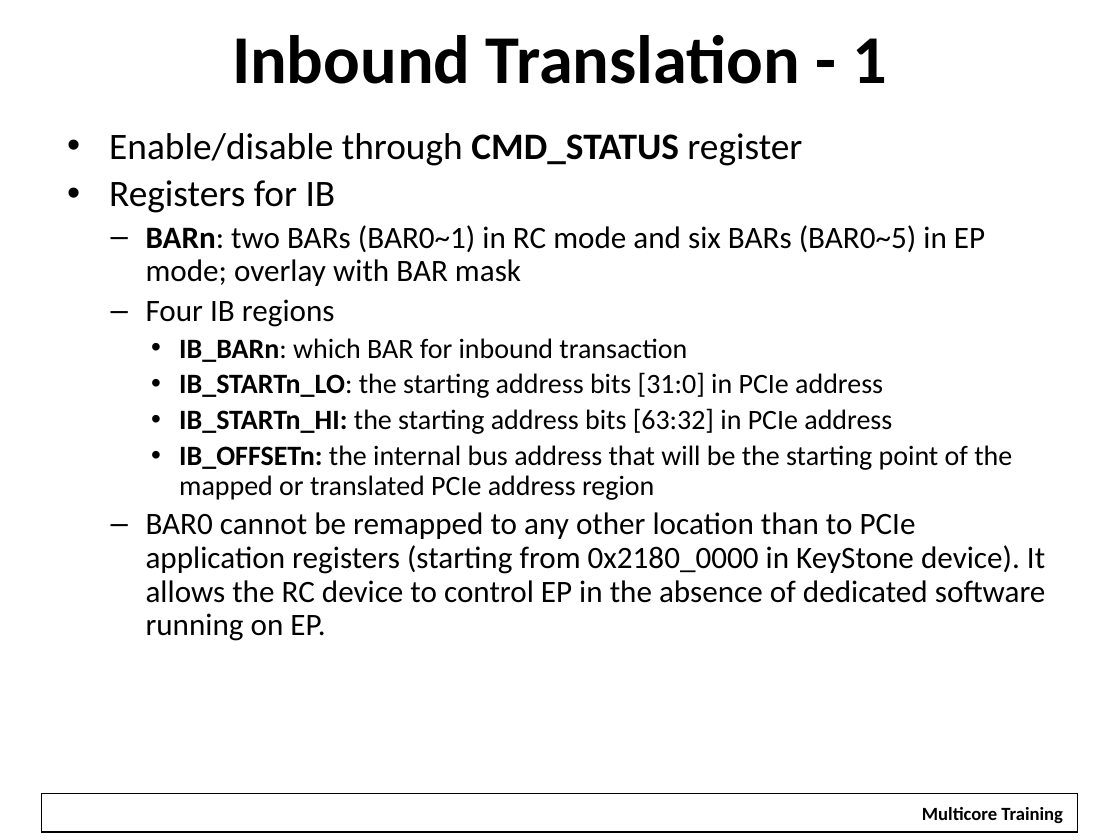
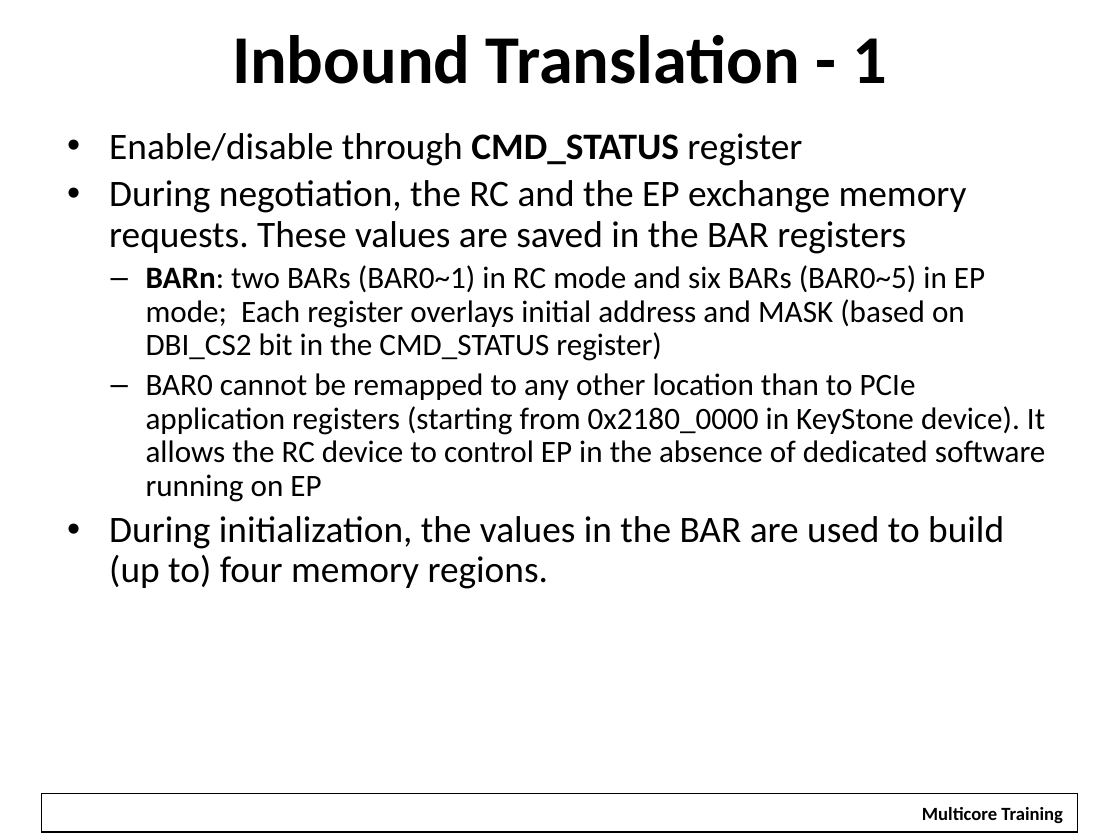
Before and after one commit to hari1989/keystone-workshop, a slide deck: slide 13 of slides/KeyStone PCI Express.pptx (slide 11 before the commit). Drawn at 1120x840 pixels with LibreOffice and Linux fonts; fonts in the diff are those of the drawing; background and template pictures are left out. Boxes give left, top, right and bottom in pixels: in the first picture for what was removed or moved away, otherwise in the second. Text is boxed around its words. In the diff, an @@ line names an element or a change of style, - is before the commit and + after.

Commit message:
Small change in the MASK definition

```diff
--- a/slides/KeyStone PCI Express.pptx
+++ b/slides/KeyStone PCI Express.pptx
@@ text at <box>109,180,1046,589</box>: text changed @@
-• Registers for IB
-  – BARn: two BARs (BAR0~1) in RC mode and six BARs (BAR0~5) in EP mode; overlay with BAR mask
-  – Four IB regions
-    • IB_BARn: which BAR for inbound transaction
-    • IB_STARTn_LO: the starting address bits [31:0] in PCIe address
-    • IB_STARTn_HI: the starting address bits [63:32] in PCIe address
-    • IB_OFFSETn: the internal bus address that will be the starting point of the mapped or translated PCIe address region
-  – BAR0 cannot be remapped to any other location than to PCIe application registers (starting from 0x2180_0000 in KeyStone device). It allows the RC device to control EP in the absence of dedicated software running on EP.
+• During negotiation, the RC and the EP exchange memory requests. These values are saved in the BAR registers
+  – BARn: two BARs (BAR0~1) in RC mode and six BARs (BAR0~5) in EP mode; Each register overlays initial address and MASK (based on DBI_CS2 bit in the CMD_STATUS register)
+  – BAR0 cannot be remapped to any other location than to PCIe application registers (starting from 0x2180_0000 in KeyStone device). It allows the RC device to control EP in the absence of dedicated software running on EP
+• During initialization, the values in the BAR are used to build (up to) four memory regions.
```
Also in this commit, not shown: 9 other slides changed, 5 slides added, 6 slides removed.
